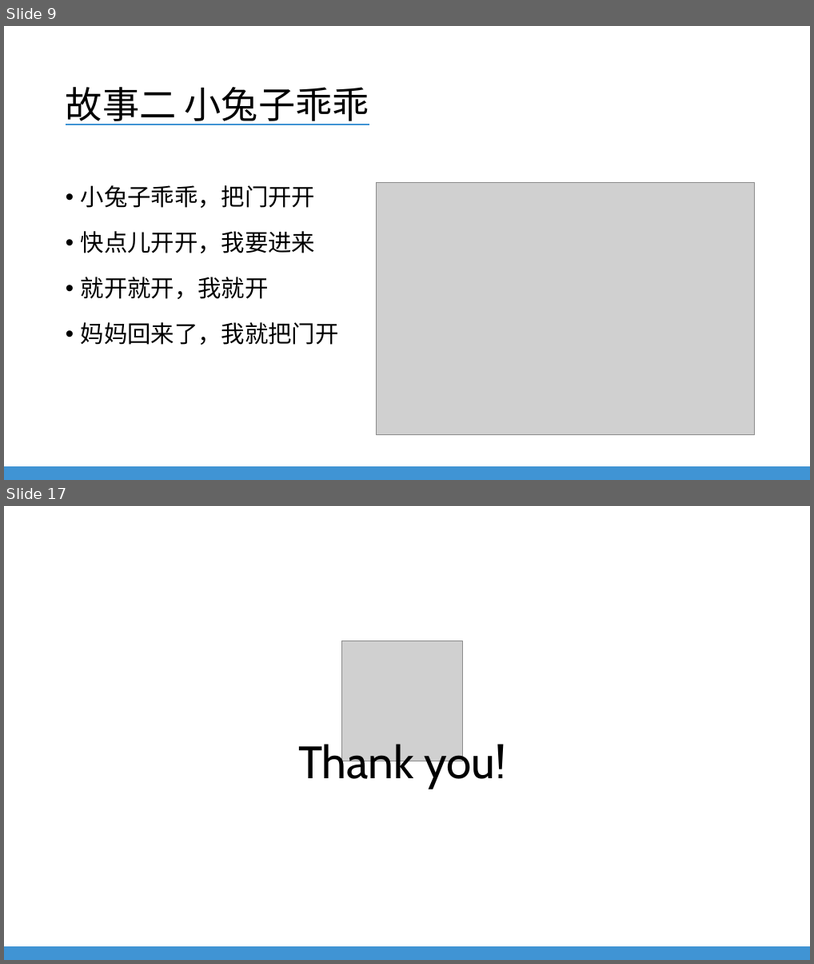
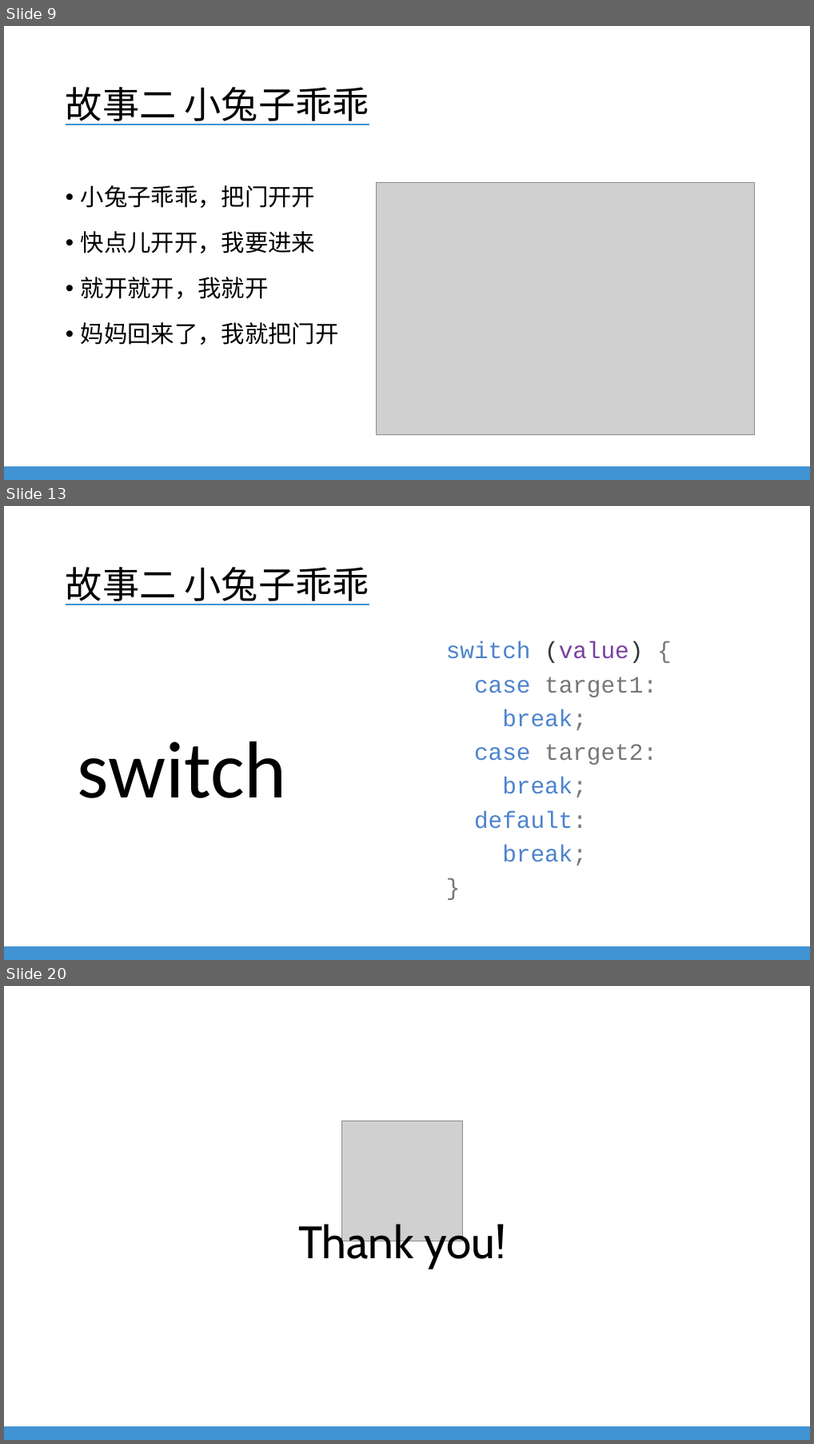
Before and after one commit to EverDoc/NLU, a slide deck: NLU Training - Javascript For QA.pptx. Shown one above the other, each under a label of ours: slides 9 and 17 before the commit, slides 9, 13 and 20 after it; the slides between them are not shown. The pictures are 814x964 and 814x1444 pixels, drawn with LibreOffice and Linux fonts; fonts in the diff are those of the drawing; grey boxes stand for pictures; background and template pictures are left out. Boxes give left, top, right and bottom in pixels: in the first picture for what was removed or moved away, otherwise in the second. Text is boxed around its words. In the diff, an @@ line names an element or a change of style, - is before the commit and + after.

```diff
--- a/NLU Training - Javascript For QA.pptx
+++ b/NLU Training - Javascript For QA.pptx
@@ slide 13 added at (x1=4, y1=506, x2=810, y2=960), background #FFFFFF; not listed: 1 template element that a slide beside it also shows @@
@@ title added at (x1=66, y1=567, x2=370, y2=605), 44 pt, text #000000, underline @@
+故事二 小兔子乖乖
@@ text added at (x1=446, y1=641, x2=658, y2=865), 28 pt, text #4B83CD @@
+switch (value) {
+case target1:
+break;
+case target2:
+break;
+default:
+break;
+}
@@ text added at (x1=77, y1=741, x2=286, y2=798), 96 pt, text #000000 @@
+switch
@@ what was slide 17 is now slide 20 @@
```
Also in this commit, not shown: 9 other slides added, 7 slides removed.
